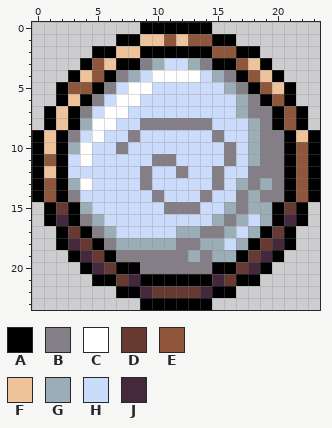
Two versions of one pixel-art sprite, assets/textures/air_slot.png. The picture above is the old version.
The file is 24x24 pixels.
Palette (. is transparent): A #000000  B #847e87  C #ffffff  D #663931  E #8f563b  F #eec39a  G #9badb7  H #cbdbfc  J #45283c
The result:
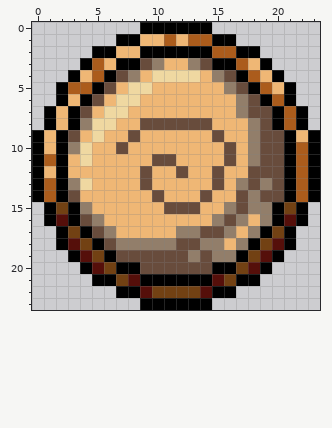
What changed:
colour B: #847e87 -> #684c3c
colour C: #ffffff -> #efd8a1
colour D: #663931 -> #724113
colour E: #8f563b -> #ab5c1c
colour G: #9badb7 -> #927e6a
colour H: #cbdbfc -> #efb775
colour J: #45283c -> #550f0a
y 1: x 9..10 FF -> HH; x 12 F -> H
y 2: x 7..8 FF -> HH
y 3: x 6 F -> H; x 18 F -> H
y 4: x 4 F -> H; x 19 F -> H
y 5: x 20 F -> H
y 6: x 3 F -> H
y 7..8: x 2 F -> H
y 9: x 1 F -> H; x 22 F -> H
y 10: x 1 F -> H
y 12: x 1 F -> H
Boxes around the changes in both pictures, in picture pixels (x1, y1, x2, y2):
changed: (44, 34, 308, 298)
